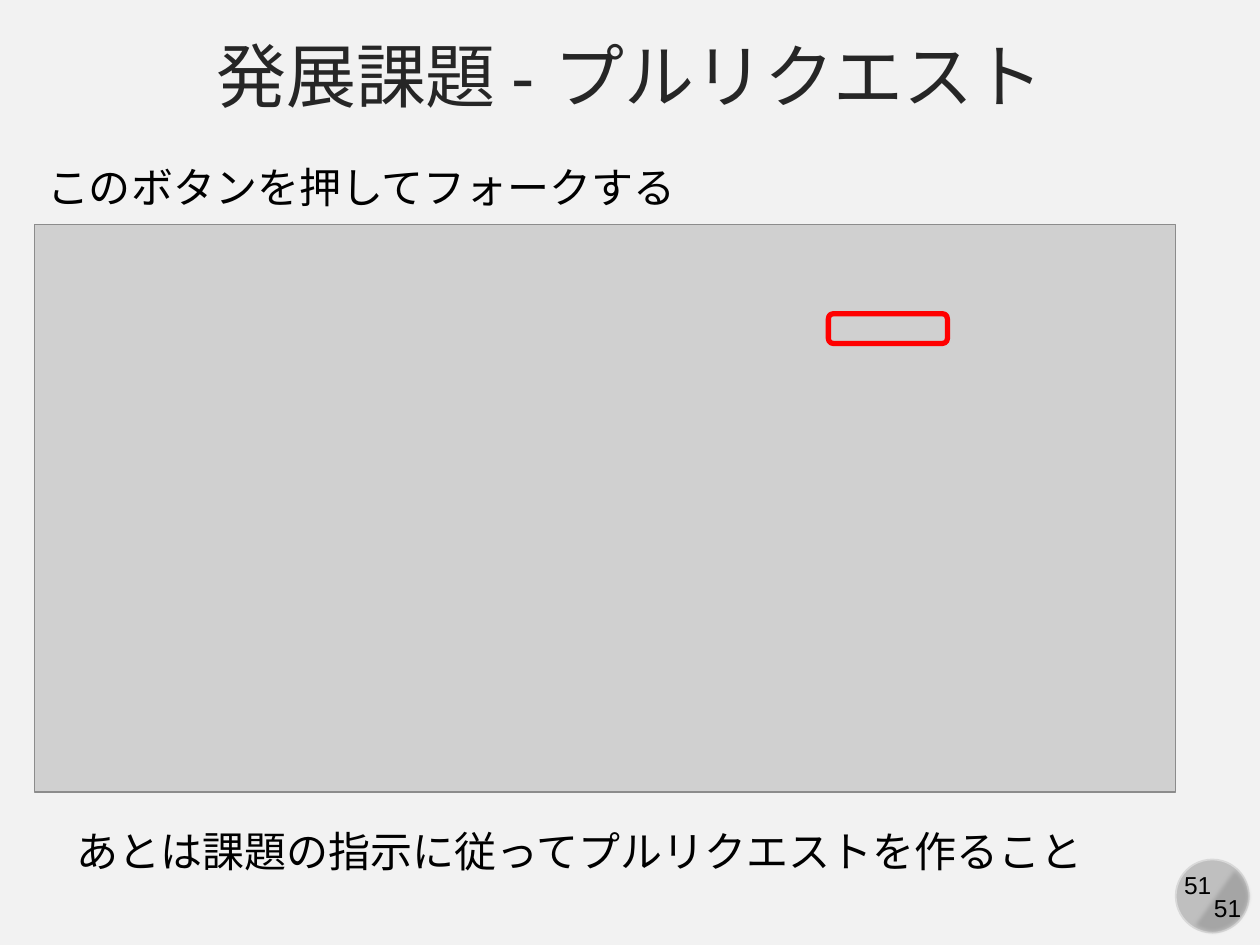
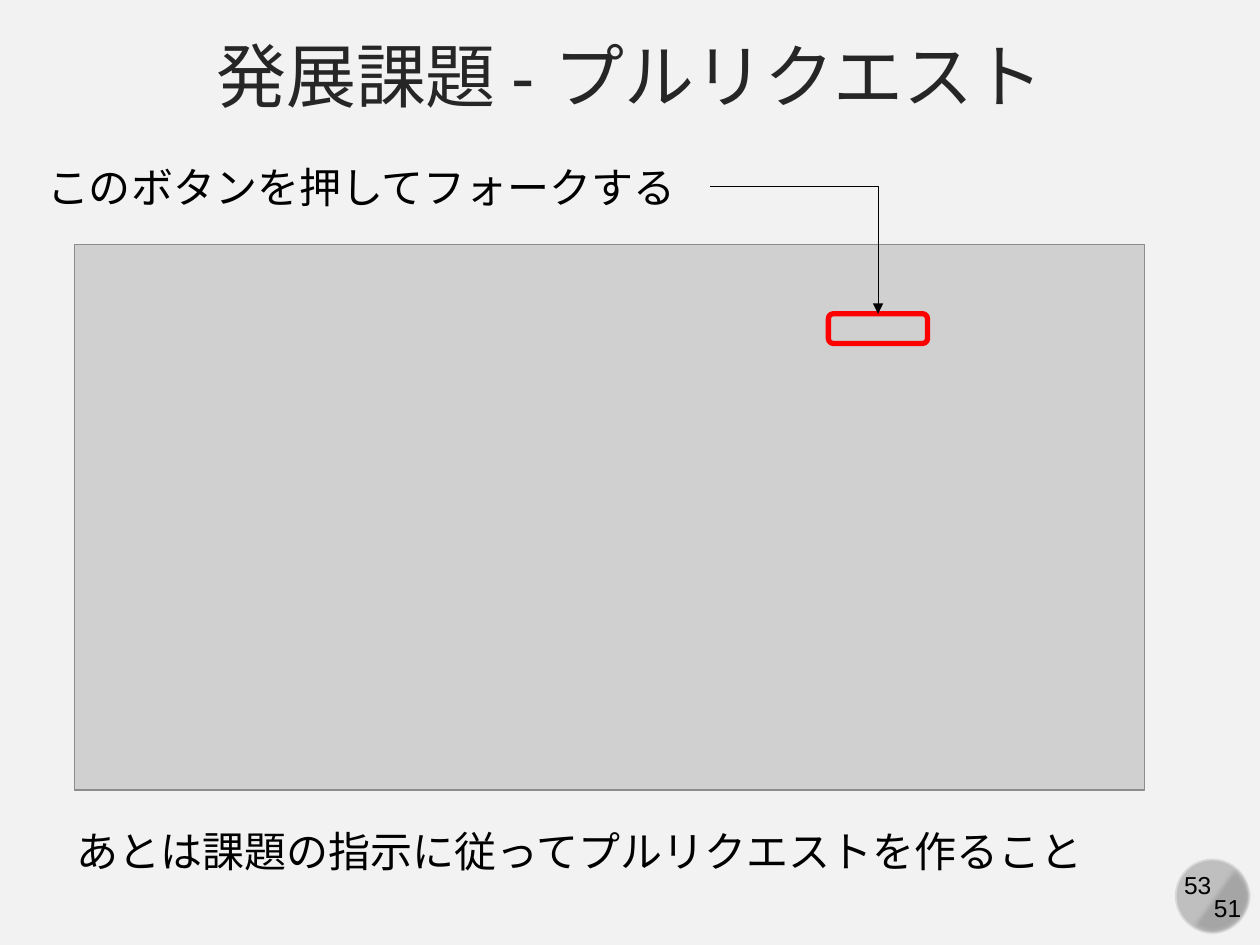
Before and after one commit to kaityo256/github, a slide deck: slide 53 of practice_github_basic/fig/slide.pptx (slide 51 before the commit). Drawn at 1260x945 pixels with LibreOffice and Linux fonts; fonts in the diff are those of the drawing; grey boxes stand for pictures. Boxes give left, top, right and bottom in pixels: in the first picture for what was removed or moved away, otherwise in the second. Text is boxed around its words. In the diff, an @@ line names an element or a change of style, - is before the commit and + after.

```diff
--- a/practice_github_basic/fig/slide.pptx
+++ b/practice_github_basic/fig/slide.pptx
@@ elbow arrow added from (711, 186) to (878, 314), #000000 0.5 pt @@
@@ picture: place and size @@
-picture at [35, 224, 1177, 793]
+picture at [74, 244, 1144, 790]
@@ rounded rectangle: place and size @@
-rounded rectangle at [828, 314, 946, 344]
+rounded rectangle at [828, 314, 927, 344]
@@ page number at [1184, 877, 1211, 895]: text changed @@
-51
+53
```
Also in this commit, not shown: 10 other slides changed, 4 slides added, 2 slides removed, 1 other file.
